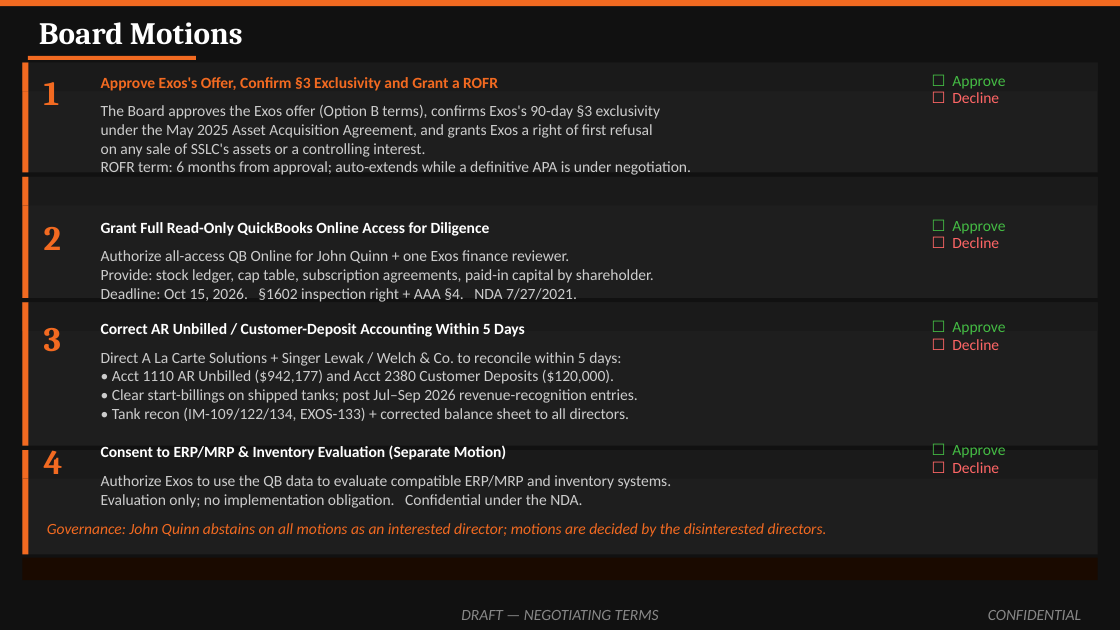
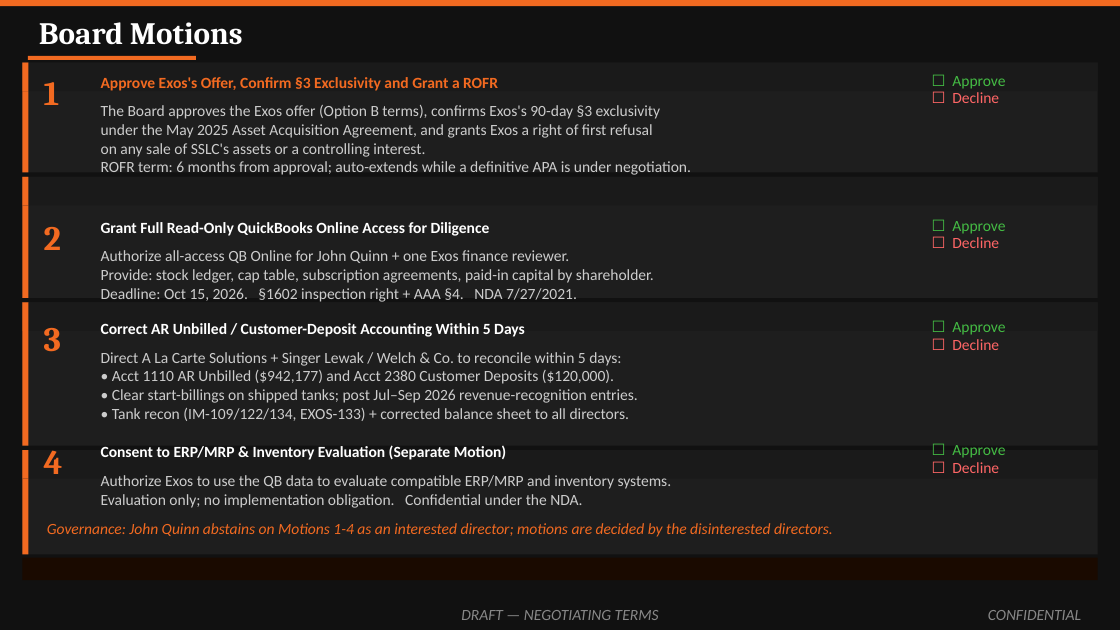
Before and after one commit to ExosAerospace/workspace, a slide deck: slide 13 of drafts/Exos_SSLC_Board_Offer_Overview_2026-10-10_r2.pptx (slide 12 before the commit). Drawn at 1120x630 pixels with LibreOffice and Linux fonts; fonts in the diff are those of the drawing. Boxes give left, top, right and bottom in pixels: in the first picture for what was removed or moved away, otherwise in the second. Text is boxed around its words. In the diff, an @@ line names an element or a change of style, - is before the commit and + after.

```diff
--- a/drafts/Exos_SSLC_Board_Offer_Overview_2026-10-10_r2.pptx
+++ b/drafts/Exos_SSLC_Board_Offer_Overview_2026-10-10_r2.pptx
@@ text at (47, 523, 833, 537): text changed @@
-Governance: John Quinn abstains on all motions as an interested director; motions are decided by the disinterested directors.
+Governance: John Quinn abstains on Motions 1-4 as an interested director; motions are decided by the disinterested directors.
```
Also in this commit, not shown: 3 other slides changed, 2 slides added, 2 other files.
